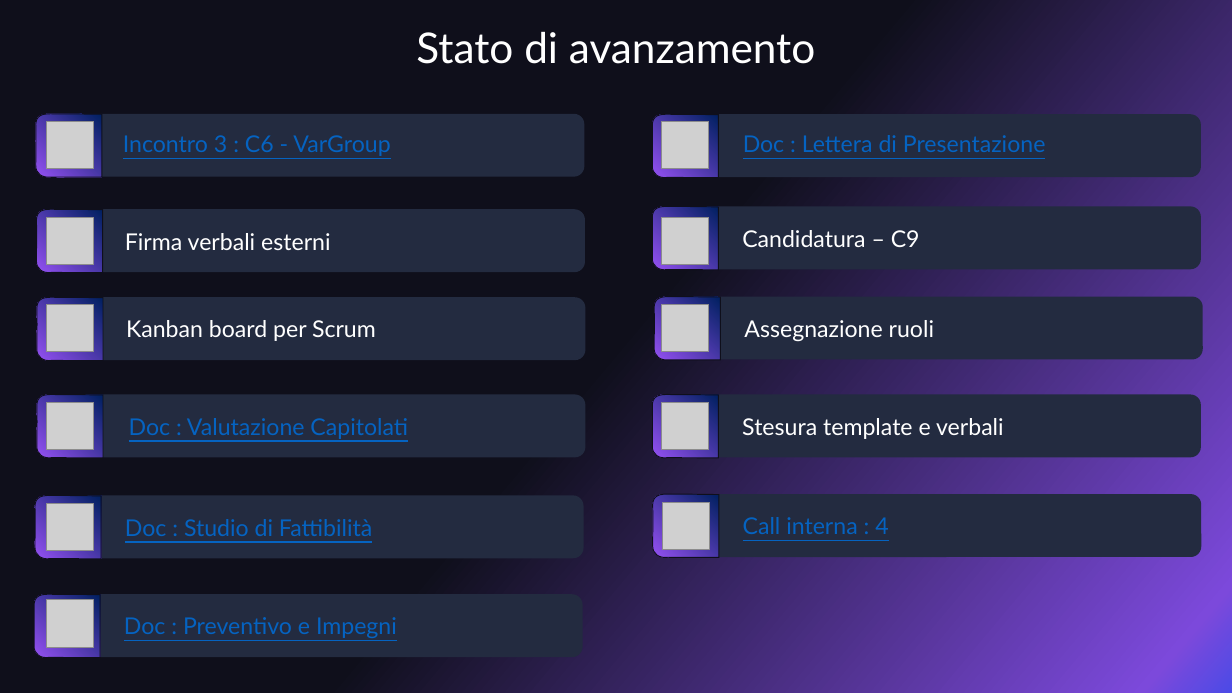
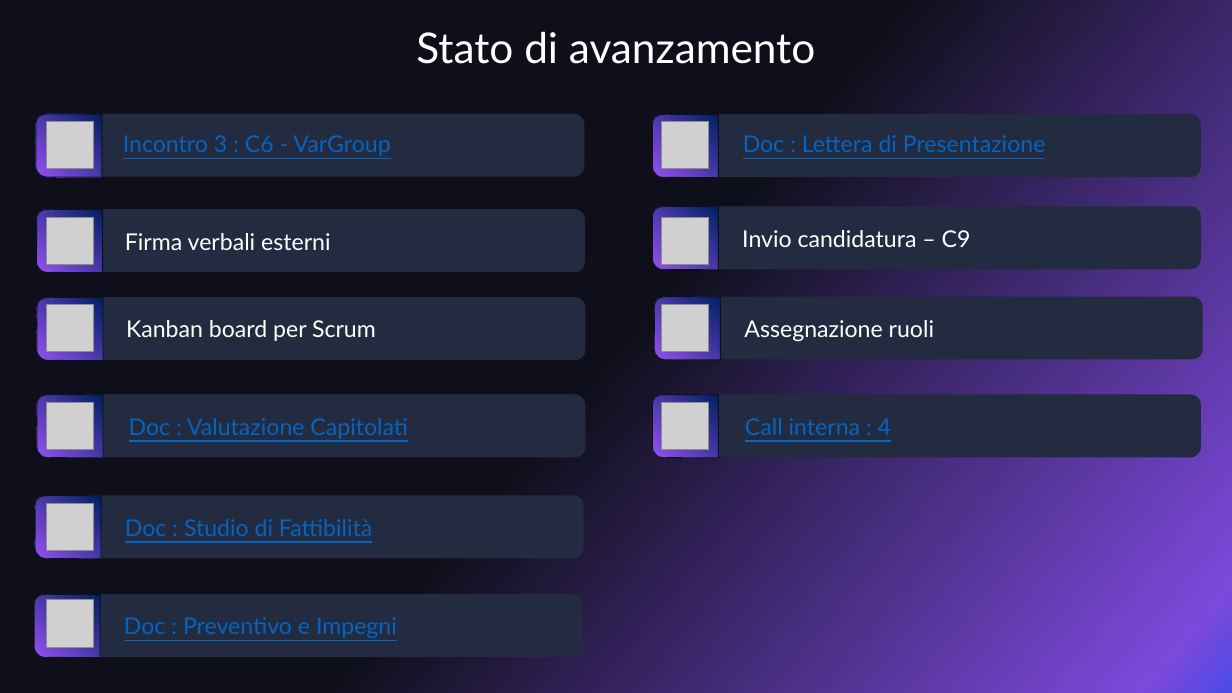
Before and after one commit to 0x06tudio/docs, a slide deck: slide 2 of src/diari_di_bordo/DiarioDiBordo2_ZeroSixStudio.pptx. Drawn at 1232x693 pixels with LibreOffice and Linux fonts; fonts in the diff are those of the drawing; grey boxes stand for pictures. Boxes give left, top, right and bottom in pixels: in the first picture for what was removed or moved away, otherwise in the second. Text is boxed around its words. In the diff, an @@ line names an element or a change of style, - is before the commit and + after.

```diff
--- a/src/diari_di_bordo/DiarioDiBordo2_ZeroSixStudio.pptx
+++ b/src/diari_di_bordo/DiarioDiBordo2_ZeroSixStudio.pptx
@@ text at [742,230,971,247]: text changed @@
-Candidatura – C9
+Invio candidatura – C9
@@ text "Call interna : 4": place and size @@
-text "Call interna : 4" at [743,517,888,534]
+text "Call interna : 4" at [745,418,891,435]
@@ text removed at [742,418,1004,439] @@
-Stesura template e verbali
@@ rounded rectangle removed at [653,494,1202,557] @@
@@ freeform shape removed at [653,494,720,558] @@
@@ picture removed at [663,502,710,549] @@
```
Also in this commit, not shown: 2 other slides changed, 2 other files.
